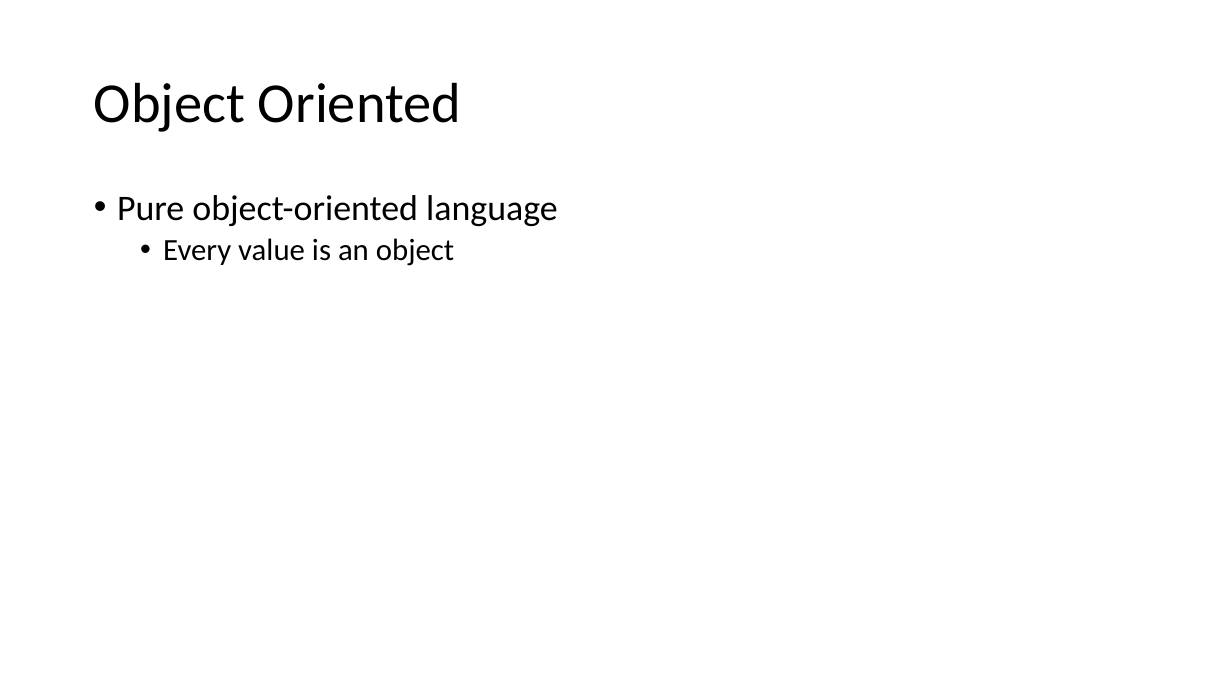
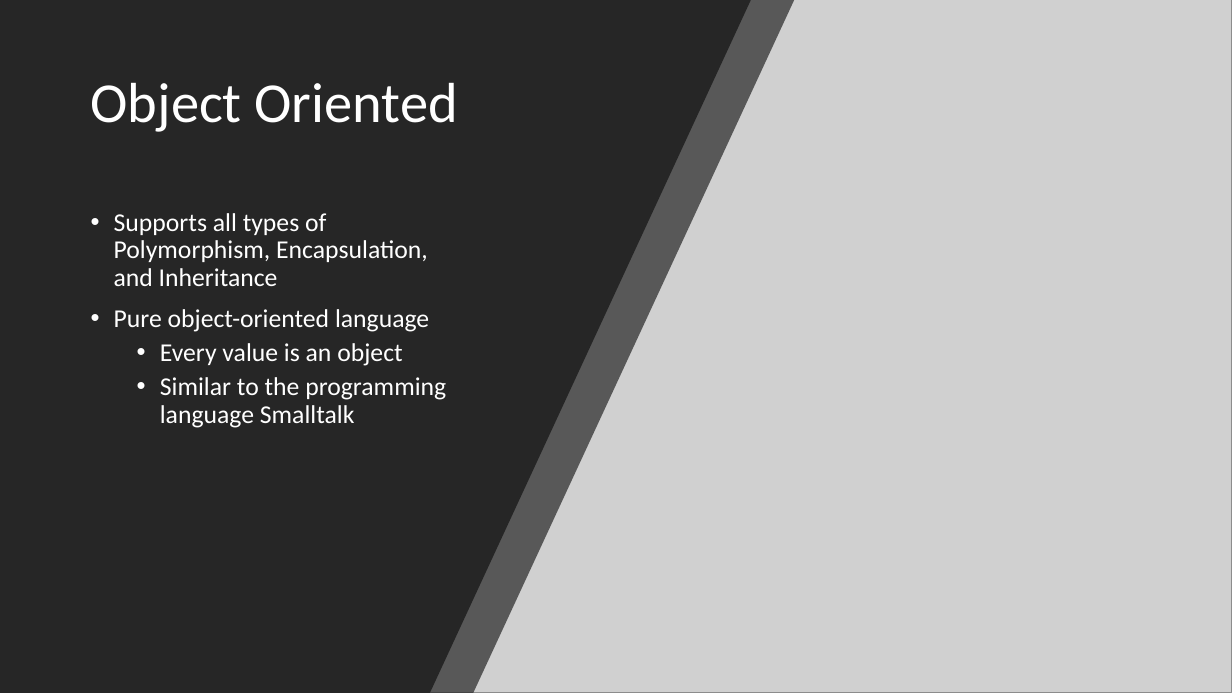
Before and after one commit to anadeem2/IT327ScalaProject, a slide deck: slide 6 of ScalaPresentation.pptx (slide 10 before the commit). Drawn at 1232x693 pixels with LibreOffice and Linux fonts; fonts in the diff are those of the drawing; grey boxes stand for pictures. Boxes give left, top, right and bottom in pixels: in the first picture for what was removed or moved away, otherwise in the second. Text is boxed around its words. In the diff, an @@ line names an element or a change of style, - is before the commit and + after.

```diff
--- a/ScalaPresentation.pptx
+++ b/ScalaPresentation.pptx
@@ background #FFFFFF to #000000 @@
@@ freeform shape added at <box>0,0,795,693</box>, fill #262626 at 70% opacity @@
@@ freeform shape added at <box>0,0,751,693</box>, fill #262626 @@
@@ picture added at <box>416,0,1232,693</box> @@
@@ title "Object Oriented" at <box>91,82,458,132</box>: text colour #000000 to #FFFFFF @@
@@ text "Supports all types of Polymorphism, ...": place and size @@
-text "Supports all types of Polymorphism, ..." at <box>117,195,558,266</box>
+text "Supports all types of Polymorphism, ..." at <box>114,213,446,428</box>
@@ text at <box>114,213,428,286</box>: paragraph added @@
+• Supports all types of Polymorphism, Encapsulation, and Inheritance
@@ text at <box>114,309,429,366</box>: size 28 to 20 pt in "Pure object-oriented language"; text colour #000000 to #FFFFFF in "Pure object-oriented language", "Every value is an object"; size 24 to 20 pt in "Every value is an object" @@
@@ text at <box>160,377,446,428</box>: paragraph added @@
+  • Similar to the programming language Smalltalk
```
Also in this commit, not shown: 2 other slides changed, 12 slides added, 6 slides removed, 28 other files.
